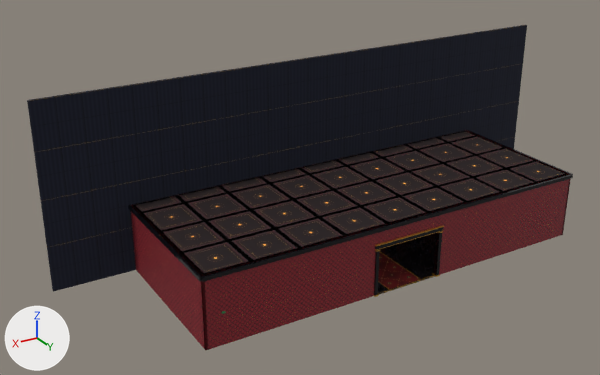
One commit to the glTF model tools/paquet_essai/casino_minuit/decor/zone-F-ARENE.glb: the scene before it, then after it.
Camera for both pictures: a camera (50 mm lens) standing at (38.0, -43.6, 34.1) and looking at (4.7, -99.1, 6.4). Every picture has the same lights, and +X, +Y and +Z are marked at lower left. The first picture is the older version. Where no turn or scale is listed for an object, it has been applied to the vertices.

In view in the first picture: 'static', 'static.001', 'static.002', 'static.003', 'static.005', 'static.006' and 1 more.
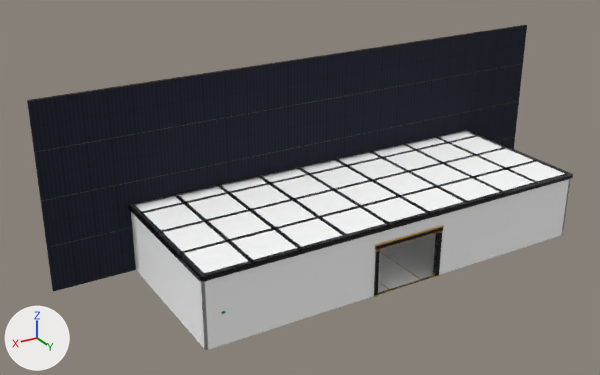
Pixel boxes (x1, y1, x2, y2) of what changed, in the pictures (600 x 375 px):
'static.003', surface changed (black to white)
    both: (133, 130, 571, 276)
'static.005', surface changed (red to grey)
    both: (131, 130, 571, 350)
'static', surface changed
    both: (184, 142, 436, 293)
'static.001', surface changed (red to grey)
    both: (378, 253, 420, 289)

The change, as a list of edits to the scene's bpy script:
```text
Add img_matiere_png:
    img_matiere_png = load_image('matiere.png', 'tex/matiere.png', 1, 1, 'sRGB')
Change mat_da_marbrenoir:
    mat_da_marbrenoir.texture: img_c68ceb6d1e4fd50d_png -> img_matiere_png
Change mat_da_moquettea:
    mat_da_moquettea.texture: img_d16417aaae39077a_png -> img_matiere_png
Change mat_da_plafondbas:
    mat_da_plafondbas.texture: img_9be791e16c2f94d6_png -> img_matiere_png
Change mat_da_capitonrouge:
    mat_da_capitonrouge.texture: img_71eeb0cd74eb0fa6_png -> img_matiere_png
```
